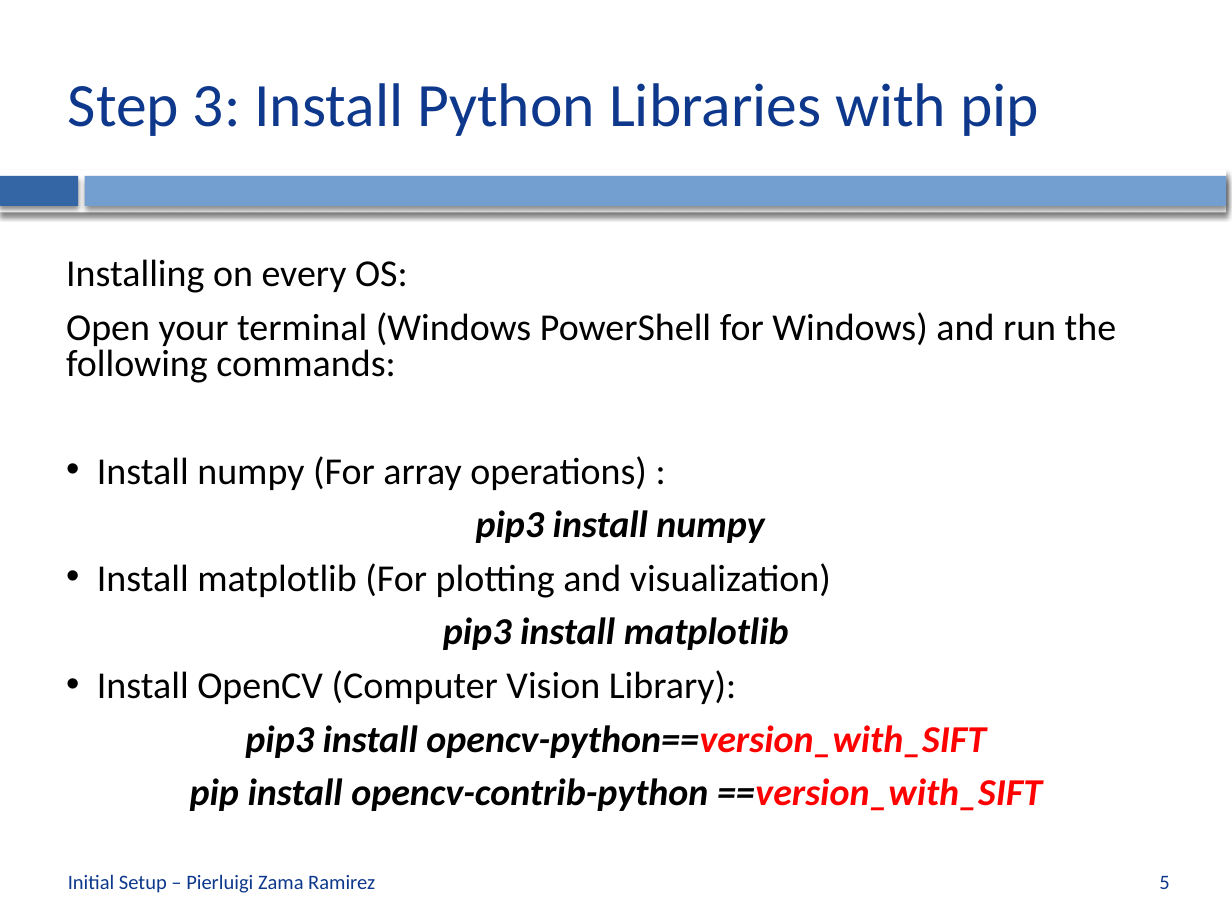
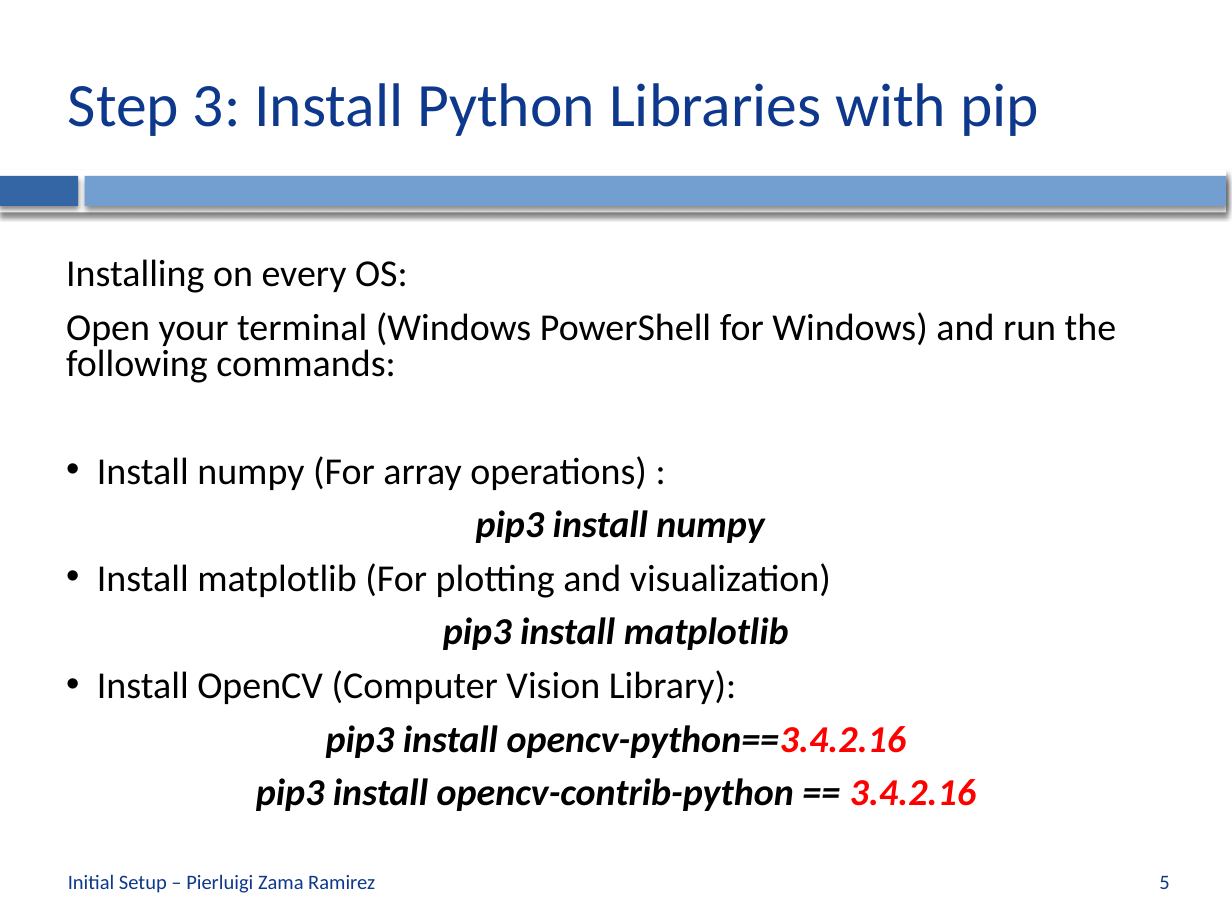
Before and after one commit to CVLAB-Unibo/ComputerVisionImageProcessing-LabSessions, a slide deck: slide 5 of LabSession0 - Initial Setup.pptx. Drawn at 1232x924 pixels with LibreOffice and Linux fonts; fonts in the diff are those of the drawing; background and template pictures are left out. Boxes give left, top, right and bottom in pixels: in the first picture for what was removed or moved away, otherwise in the second. Text is boxed around its words. In the diff, an @@ line names an element or a change of style, - is before the commit and + after.

```diff
--- a/LabSession0 - Initial Setup.pptx
+++ b/LabSession0 - Initial Setup.pptx
@@ text at [256, 725, 977, 811]: text changed @@
-pip3 install opencv-python==version_with_SIFT
-pip install opencv-contrib-python ==version_with_SIFT
+pip3 install opencv-python==3.4.2.16
+pip3 install opencv-contrib-python == 3.4.2.16
```
Also in this commit, not shown: 3 other slides changed, 5 other files.
